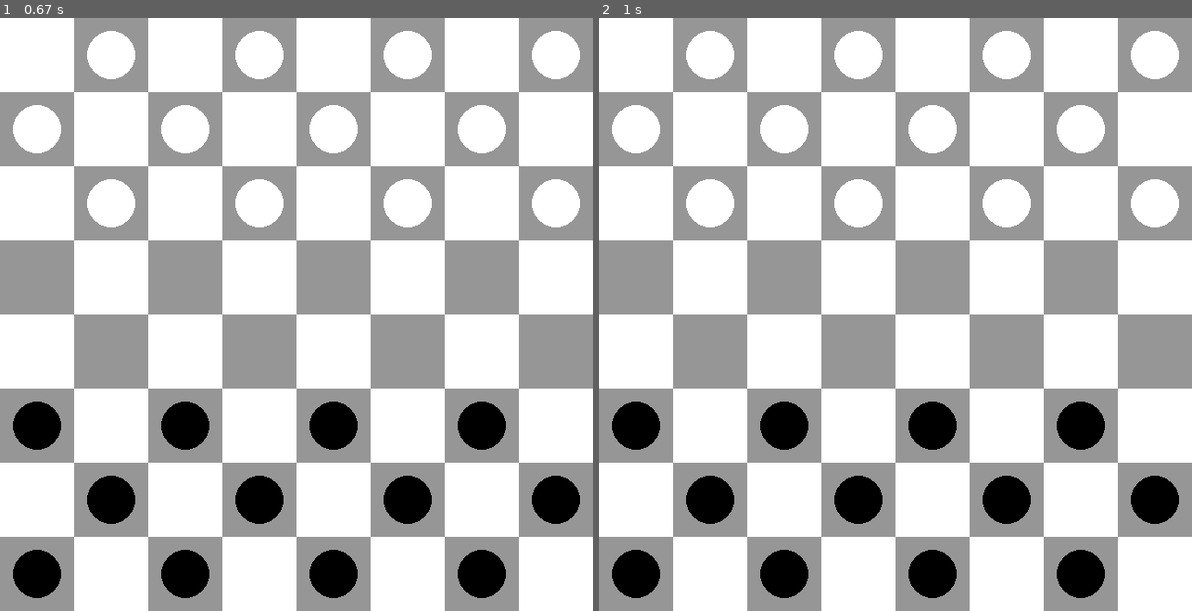
Above: before the commit, frames 1-2 (left to right).
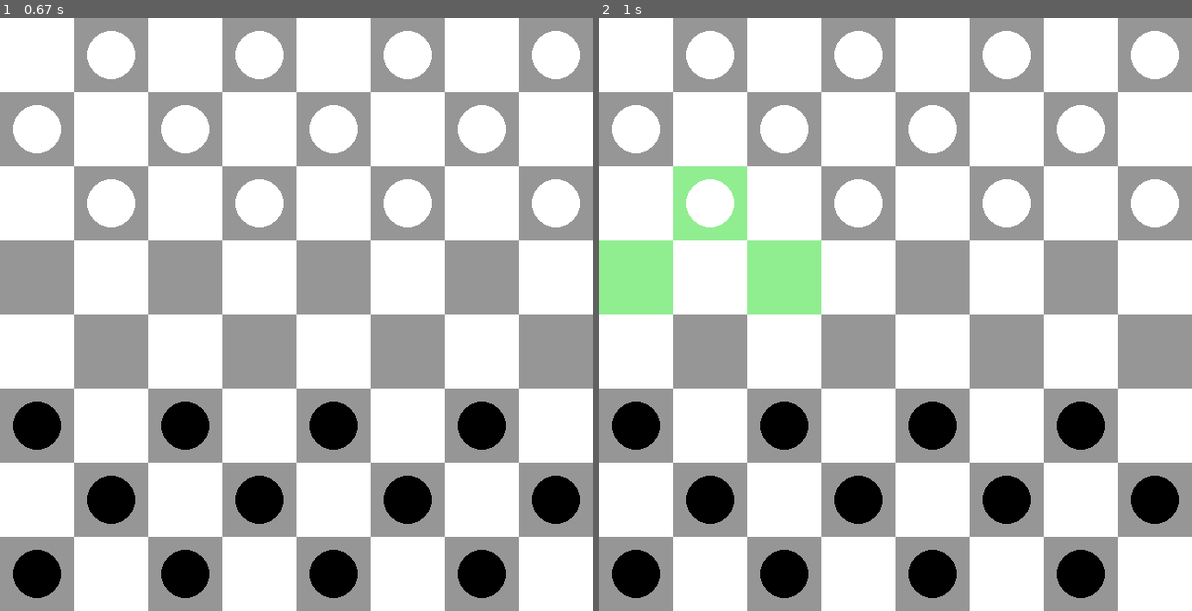
Above: after the commit, the same moments.

Repository: mlsdpk/alphazero-checkers-pygame
Game: pygame game, started from main.py
Two runs of this game, one before a commit and one after it. Both use one fixed random seed, a clock stepped at 60 frames per second and the inputs below.
Inputs (mouse positions are in pixels of both pictures, inside the frame that each line leads up to):
- Up to frame 1 (0.67 s): click (296, 314) at 0.38 s
- Up to frame 2 (1 s): click (711, 225) at 0.72 s

Frame 1 is identical in both runs. In frame 2, 4.2% of the frame differs, in the area x 0-38%, y 25-50%.

Commit message:
Update new feature

Diff:
--- a/checkers/Board.py
+++ b/checkers/Board.py
@@ -1,30 +1,110 @@
 import pygame
 import numpy as np
+from .Piece import Piece
 
 class Board:
 
     def __init__(self):
         self.width, self.height = pygame.display.get_surface().get_size()
         self.grid_size = self.width / 8
-        self.grid = np.zeros((8,8))
+        self.grid = [
+            [0, 0, 0, 0, 0, 0, 0, 0],
+            [0, 0, 0, 0, 0, 0, 0, 0],
+            [0, 0, 0, 0, 0, 0, 0, 0],
+            [0, 0, 0, 0, 0, 0, 0, 0],
+            [0, 0, 0, 0, 0, 0, 0, 0],
+            [0, 0, 0, 0, 0, 0, 0, 0],
+            [0, 0, 0, 0, 0, 0, 0, 0],
+            [0, 0, 0, 0, 0, 0, 0, 0],
+        ]
 
         self.colors = {
             'WHITE': (255, 255, 255),
             'BLACK': (0, 0, 0),
-            'GREY': (150, 150, 150)
+            'GREY': (150, 150, 150),
+            'GREEN': (0, 255, 0),
+            'LGREEN': (144, 238, 144)
         }
 
         self.init_grid()
 
+        self.selected_piece = None
+
     def init_grid(self):
         for row in range(len(self.grid)):
-            for col in range(len(self.grid[0])):
+            for col in range(len(self.grid)):
                 if (row%2==0 and col%2!=0) or (row%2!=0 and col%2==0):
-                    self.grid[row][col] = 1 if row < 3 else -1 if row > 4 else 0
+                    self.grid[row][col] = Piece(row, col, 1) if row < 3 else Piece(row, col, -1) if row > 4 else 0
 
-    def update(self):
-        pass
+    def selection_mode(self, mouse_x, mouse_y, player_turn):
+        print(f"x: {mouse_x//80}, {mouse_y//80}")
 
+        selected_row, selected_col = mouse_y//80, mouse_x//80
+
+        # if row,col is outside of board
+        if selected_row < 0 or selected_row > 7 or selected_col < 0 or selected_col > 7:
+            return False
+
+        # if no piece in grid
+        if self.grid[selected_row][selected_col] == 0:
+            return False
+
+        # if selected opponent's piece
+        if self.grid[selected_row][selected_col].player != player_turn:
+            return False
+
+        self.grid[selected_row][selected_col].selected = True
+        self.selected_piece = (selected_row, selected_col)
+
+        return True
+
+    def find_valid_moves(self, player_turn):
+
+        curr_row, curr_col = self.selected_piece
+
+        # decide valid grids based on player turn
+        left_grid_row, left_grid_col = curr_row+player_turn, curr_col-1
+        right_grid_row, right_grid_col = curr_row+player_turn, curr_col+1
+
+        # check to make sure between boundaries
+        if left_grid_row >= 0 and left_grid_row <= 7 and left_grid_col >= 0 and left_grid_col <= 7:
+            # if it is empty
+            if self.grid[left_grid_row][left_grid_col] == 0:
+                self.grid[curr_row][curr_col].valid_grids.append((left_grid_row, left_grid_col))
+
+        if right_grid_row >= 0 and right_grid_row <= 7 and right_grid_col >= 0 and right_grid_col <= 7:
+            # if it is empty
+            if self.grid[right_grid_row][right_grid_col] == 0:
+                self.grid[curr_row][curr_col].valid_grids.append((right_grid_row, right_grid_col))
+
+        if len(self.grid[curr_row][curr_col].valid_grids) > 0:
+            return True
+        else:
+            self.grid[self.selected_piece[0]][self.selected_piece[1]].selected = False
+            self.selected_piece = None
+            return False
+
+    def move_piece(self, mouse_x, mouse_y):
+
+        selected_row, selected_col = mouse_y//80, mouse_x//80
+
+        # if row,col is outside of board
+        if selected_row < 0 or selected_row > 7 or selected_col < 0 or selected_col > 7:
+            return False
+
+        if (selected_row, selected_col) in self.grid[self.selected_piece[0]][self.selected_piece[1]].valid_grids:
+
+            self.grid[self.selected_piece[0]][self.selected_piece[1]].valid_grids = []
+            self.grid[self.selected_piece[0]][self.selected_piece[1]].selected = False
+            self.grid[selected_row][selected_col] = self.grid[self.selected_piece[0]][self.selected_piece[1]]
+            self.grid[self.selected_piece[0]][self.selected_piece[1]] = 0
+            self.selected_piece = None
+
+            return True
+
+        return False
+
+    # rendering stuffs
     def render(self, screen):
 
         for row in range(len(self.grid)):
@@ -38,14 +118,31 @@
                 pygame.draw.rect(screen, color,
                     (col*self.grid_size, row*self.grid_size, self.grid_size, self.grid_size))
 
-                if self.grid[row][col] == 1:
-                    color = self.colors['WHITE']
-                elif self.grid[row][col] == -1:
-                    color = self.colors['BLACK']
+                if self.grid[row][col] != 0:
 
-                pygame.draw.circle(
-                    screen,
-                    color,
-                    (col*self.grid_size + self.grid_size/2, row*self.grid_size + self.grid_size/2),
-                    self.grid_size/3
-                )
+                    if self.grid[row][col].player == 1:
+                        color = self.colors['WHITE']
+                    elif self.grid[row][col].player == -1:
+                        color = self.colors['BLACK']
+
+                    pygame.draw.circle(
+                        screen,
+                        color,
+                        (col*self.grid_size + self.grid_size/2, row*self.grid_size + self.grid_size/2),
+                        self.grid_size/3
+                    )
+
+        if self.selected_piece is not None:
+            pygame.draw.rect(screen, self.colors['LGREEN'],
+                (self.selected_piece[1]*self.grid_size, self.selected_piece[0]*self.grid_size, self.grid_size, self.grid_size))
+
+            pygame.draw.circle(
+                screen,
+                self.colors['WHITE'],
+                (self.selected_piece[1]*self.grid_size + self.grid_size/2, self.selected_piece[0]*self.grid_size + self.grid_size/2),
+                self.grid_size/3
+            )
+
+            for x, y in self.grid[self.selected_piece[0]][self.selected_piece[1]].valid_grids:
+                pygame.draw.rect(screen, self.colors['LGREEN'],
+                    (y*self.grid_size, x*self.grid_size, self.grid_size, self.grid_size))
--- a/checkers/Game.py
+++ b/checkers/Game.py
@@ -8,11 +8,42 @@
 
         self.board = Board()
 
+        '''
+            Game Modes
+            0 - Selection Mode
+            1 - Active Mode
+        '''
+        self.mode = 0
+        self.player_turn = 1
+
     def update(self):
 
         for event in pygame.event.get():
             if event.type == pygame.QUIT:
                 self.running = False
+
+            if event.type == pygame.MOUSEBUTTONDOWN:
+                mouse_x, mouse_y = pygame.mouse.get_pos()
+
+                # selection mode
+                if self.mode == 0:
+                    if self.board.selection_mode(mouse_x, mouse_y, self.player_turn):
+                        self.mode = 1
+                        print("Mode 1")
+
+                if self.mode == 1:
+                    if self.board.find_valid_moves(self.player_turn):
+                        self.mode = 2
+                        print("Mode 2")
+                    else:
+                        self.mode = 0
+                        print("Mode 0")
+
+                if self.mode == 2:
+                    if self.board.move_piece(mouse_x, mouse_y):
+                        self.mode = 0
+                        self.player_turn = -1*self.player_turn
+                        print("Mode 0")
 
     def render(self):
 
--- /dev/null
+++ b/checkers/Piece.py
@@ -0,0 +1,8 @@
+class Piece:
+
+    def __init__(self, row, col, player):
+
+        self.position = (row, col)
+        self.player = player
+        self.selected = False
+        self.valid_grids = []
